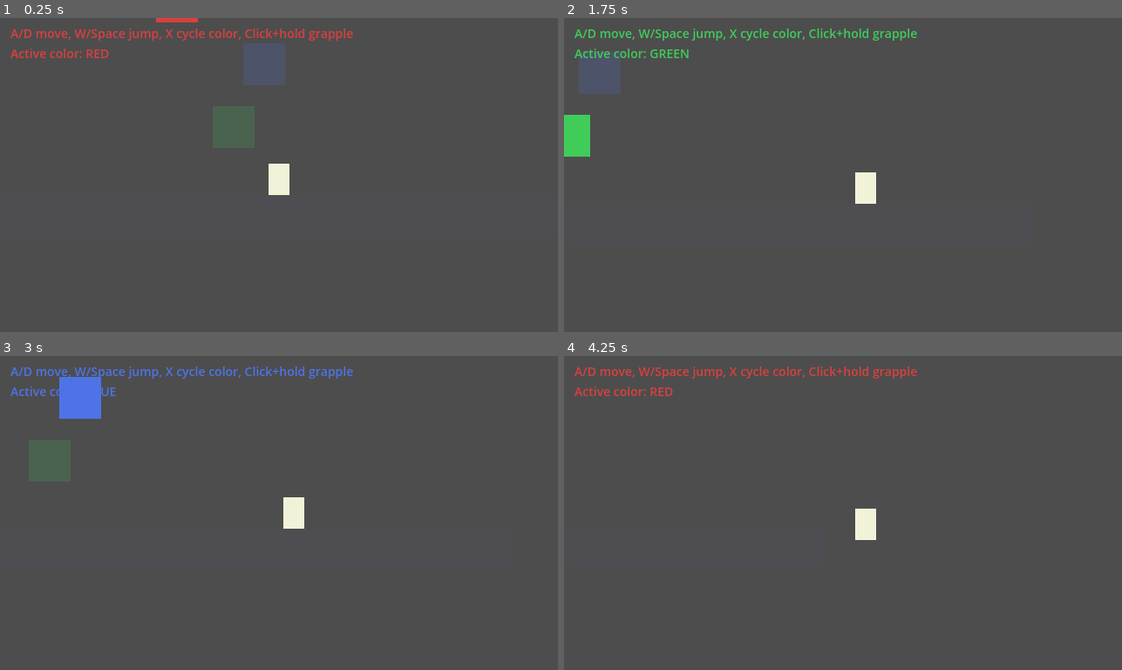
Above: before the commit, frames 1-4 (two rows, left to right).
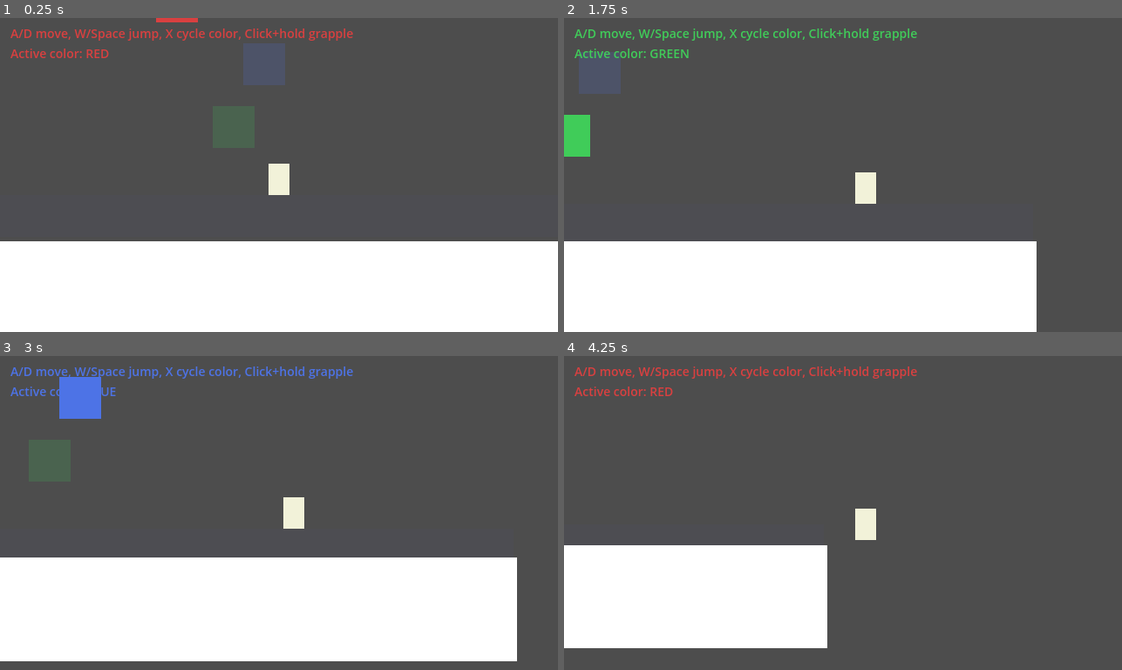
Above: after the commit, the same moments.

Repository: sarvenaz-srv/WGC-SlowJam2026-Cookies
Game: Godot game, scene res://scenes/Main.tscn
The game is run twice, just before and just after one commit, with the same random seed, the same clock (stepped at 60 frames per second) and the same inputs.
Inputs (mouse positions are in pixels of both pictures, inside the frame that each line leads up to):
- Up to frame 1 (0.25 s): no input
- Up to frame 2 (1.75 s): move the mouse to (965, 159) at 0.52 s; hold X (cycle_color) 0.53-1.28 s; hold D (move_right) from 0.53 s (still down); tap Space (jump) at 0.77, 1.52 s; move the mouse to (731, 190) at 1.27 s; click (731, 190) at 1.35 s
- Up to frame 3 (3 s): move the mouse to (334, 443) at 2.02 s; release D (move_right) at 2.03 s; hold A (move_left) 2.03-2.78 s; hold X (cycle_color) 2.03-2.78 s; move the mouse to (251, 575) at 2.77 s; hold D (move_right) from 2.78 s (still down); click (251, 575) at 2.85 s
- Up to frame 4 (4.25 s): keep holding D (move_right); tap Space (jump) at 3.02, 3.77 s; move the mouse to (1010, 560) at 3.52 s; hold X (cycle_color) from 3.53 s (still down)

The runs differ from the first frame. In frame 1, 29% of the frame differs, in the area x 0-100%, y 71-100%; in frame 2, 24%; in frame 3, 31%, in the area x 0-93%, y 64-98%; in frame 4, 15%.

Commit message:
implement Bile

Diff:
--- /dev/null
+++ b/scenes/Bile.gd
@@ -0,0 +1,13 @@
+extends Node2D
+
+var speed: float = 5.0
+var direction: Vector2 = Vector2.UP
+
+# Called every frame. 'delta' is the elapsed time since the previous frame.
+func _process(delta: float) -> void:
+	position += direction * speed * delta
+
+
+func _on_area_2d_body_entered(body: Node2D) -> void:
+	if body is Player:
+		get_tree().quit()
--- /dev/null
+++ b/scenes/Bile.tscn
@@ -0,0 +1,22 @@
+[gd_scene format=3 uid="uid://b0eilhctvp3lb"]
+
+[ext_resource type="Script" uid="uid://beq3roboq5w8j" path="res://scenes/Bile.gd" id="1_2hls0"]
+
+[sub_resource type="RectangleShape2D" id="RectangleShape2D_u2nuq"]
+size = Vector2(640, 80)
+
+[node name="Bile" type="Node2D" unique_id=395841072]
+script = ExtResource("1_2hls0")
+
+[node name="Area2D" type="Area2D" parent="." unique_id=866095240]
+
+[node name="CollisionShape2D" type="CollisionShape2D" parent="Area2D" unique_id=820298534]
+shape = SubResource("RectangleShape2D_u2nuq")
+
+[node name="ColorRect" type="ColorRect" parent="Area2D/CollisionShape2D" unique_id=1284017011]
+offset_left = -313.0
+offset_top = -39.0
+offset_right = 323.0
+offset_bottom = 40.0
+
+[connection signal="body_entered" from="Area2D" to="." method="_on_area_2d_body_entered"]
--- a/scenes/ColorBlock.tscn
+++ b/scenes/ColorBlock.tscn
@@ -1,17 +1,17 @@
-[gd_scene load_steps=3 format=3 uid="uid://bxblock001"]
+[gd_scene format=3 uid="uid://bxblock001"]
 
-[ext_resource type="Script" path="res://scripts/ColorBlock.gd" id="1"]
+[ext_resource type="Script" uid="uid://bgcvkqusxmiup" path="res://scripts/ColorBlock.gd" id="1"]
 
 [sub_resource type="RectangleShape2D" id="RectangleShape2D_1"]
 size = Vector2(32, 32)
 
-[node name="ColorBlock" type="StaticBody2D"]
+[node name="ColorBlock" type="StaticBody2D" unique_id=208535253]
 script = ExtResource("1")
 
-[node name="CollisionShape2D" type="CollisionShape2D" parent="."]
+[node name="CollisionShape2D" type="CollisionShape2D" parent="." unique_id=1521757232]
 shape = SubResource("RectangleShape2D_1")
 
-[node name="ColorRect" type="ColorRect" parent="."]
+[node name="ColorRect" type="ColorRect" parent="." unique_id=1694652935]
 offset_left = -16.0
 offset_top = -16.0
 offset_right = 16.0
--- a/scenes/Player.tscn
+++ b/scenes/Player.tscn
@@ -1,28 +1,28 @@
-[gd_scene load_steps=3 format=3 uid="uid://bxplayer001"]
+[gd_scene format=3 uid="uid://bxplayer001"]
 
-[ext_resource type="Script" path="res://scripts/Player.gd" id="1"]
+[ext_resource type="Script" uid="uid://bg7wtc81e5xjm" path="res://scripts/Player.gd" id="1"]
 
 [sub_resource type="RectangleShape2D" id="RectangleShape2D_1"]
 size = Vector2(16, 24)
 
-[node name="Player" type="CharacterBody2D"]
+[node name="Player" type="CharacterBody2D" unique_id=493941434]
 script = ExtResource("1")
 
-[node name="CollisionShape2D" type="CollisionShape2D" parent="."]
+[node name="CollisionShape2D" type="CollisionShape2D" parent="." unique_id=1435855010]
 shape = SubResource("RectangleShape2D_1")
 
-[node name="Sprite" type="ColorRect" parent="."]
+[node name="Sprite" type="ColorRect" parent="." unique_id=1210006478]
 offset_left = -8.0
 offset_top = -12.0
 offset_right = 8.0
 offset_bottom = 12.0
 color = Color(0.95, 0.95, 0.85, 1)
 
-[node name="GrappleLine" type="Line2D" parent="."]
+[node name="GrappleLine" type="Line2D" parent="." unique_id=765451302]
 width = 2.0
 default_color = Color(0.9, 0.9, 0.9, 0.9)
 
-[node name="Camera2D" type="Camera2D" parent="."]
+[node name="Camera2D" type="Camera2D" parent="." unique_id=94446690]
 zoom = Vector2(1.5, 1.5)
 position_smoothing_enabled = true
 position_smoothing_speed = 8.0
--- a/scripts/LevelBuilder.gd
+++ b/scripts/LevelBuilder.gd
@@ -3,11 +3,13 @@
 ## are immediately playable without hand-placing every block.
 
 const ColorBlockScene := preload("res://scenes/ColorBlock.tscn")
+const BileScene := preload("res://scenes/Bile.tscn")
 const BLOCK_SIZE := 32
 
 func _ready() -> void:
 	_build_ground()
 	_build_tower()
+	_build_bile()
 
 func _build_ground() -> void:
 	var ground := StaticBody2D.new()
@@ -23,6 +25,11 @@
 	ground.add_child(visual)
 	ground.position = Vector2(320, 340)
 	add_child(ground)
+
+func _build_bile() -> void:
+	var bile := BileScene.instantiate()
+	bile.position = Vector2(320, 400)
+	add_child(bile)
 
 func _build_tower() -> void:
 	# A hand-tuned ascending pattern: each row picks one active phase you
--- a/scripts/Player.gd
+++ b/scripts/Player.gd
@@ -1,6 +1,7 @@
 extends CharacterBody2D
 ## Core Velgress-style player: run, jump, cycle colors, and fire a grapple
 ## hook that lets you swing/pull yourself up the tower.
+class_name Player
 
 const SPEED := 160.0
 const JUMP_VELOCITY := -400.0
Not shown, added: scenes/Bile.gd.uid
Not shown, added: scenes/Bile.tscn4864558011.tmp
